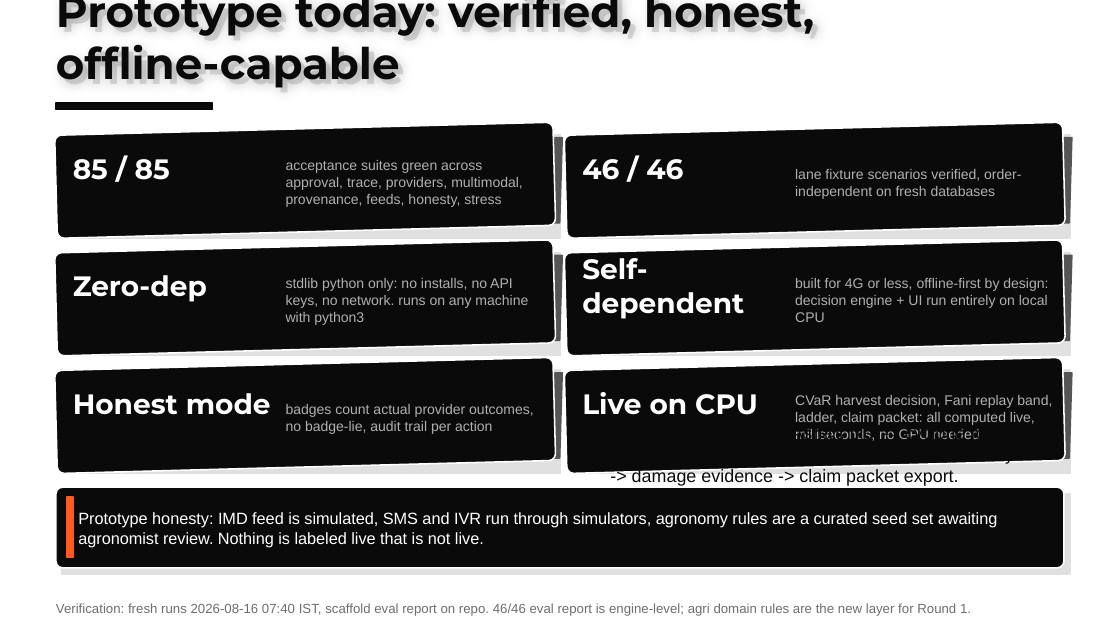
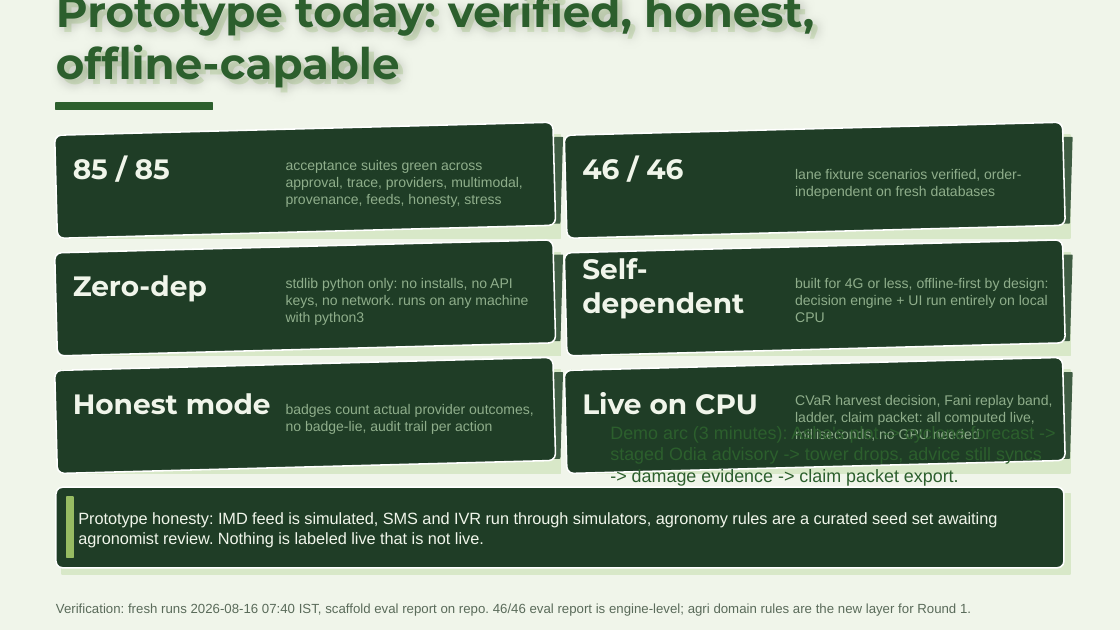
Before and after one commit to harshgounder/craft-n-code, a slide deck: slide 7 of scaffold/deck/KrishiSetu-Round0-20260816.pptx. Drawn at 1120x630 pixels with LibreOffice and Linux fonts; fonts in the diff are those of the drawing. Boxes give left, top, right and bottom in pixels: in the first picture for what was removed or moved away, otherwise in the second. Text is boxed around its words. In the diff, an @@ line names an element or a change of style, - is before the commit and + after.

```diff
--- a/scaffold/deck/KrishiSetu-Round0-20260816.pptx
+++ b/scaffold/deck/KrishiSetu-Round0-20260816.pptx
@@ background #FFFFFF to #F0F5EA @@
@@ text "Prototype today: verified, honest, offline-capable" at (56,0,819,88): text colour #E0E0E0 to #D8E8C8 @@
@@ text "Prototype today: verified, honest, offline-capable" at (56,0,814,88): text colour #0A0A0A to #2C5F2D @@
@@ rectangle at (56,103,213,110): fill #0A0A0A to #2C5F2D; outline #0A0A0A 1 pt to #2C5F2D 1 pt @@
@@ fill #0A0A0A to #1F3D26 in 7 elements at (564,122,1065,238), (564,240,1065,356), (564,357,1065,474), (56,487,1064,568), (55,122,556,238), (55,240,556,356), (55,357,556,474) @@
@@ fill #E0E0E0 to #D8E8C8; outline #E0E0E0 1 pt to #D8E8C8 1 pt in 7 elements at (572,136,1071,239), (572,252,1071,355), (572,371,1071,474), (63,494,1071,575), (63,136,561,239), (63,252,561,355), (63,371,561,474) @@
@@ text colour #B0B0B0 to #8FAE8B in 6 elements at (286,160,523,207), (795,169,1021,199), (286,278,528,325), (795,278,1048,322), (286,404,534,434), (795,395,1052,439) @@
@@ fill #555555 to #3E5C42; outline #555555 1 pt to #3E5C42 1 pt in 6 elements at (552,138,562,223), (1062,138,1072,223), (552,255,562,340), (1062,255,1072,340), (552,373,562,458), (1062,373,1072,458) @@
@@ text "Demo arc (3 minutes): Asha's ..." at (632,429,1042,486): text colour #0A0A0A to #2C5F2D @@
@@ rectangle at (67,497,73,558): fill #FF5A1F to #97BC62; outline #FF5A1F 1 pt to #97BC62 1 pt @@
@@ text colour #FFFFFF to #F0F5EA in 7 elements at (73,159,170,180), (582,159,683,180), (73,275,207,302), (582,252,744,319), (73,393,271,414), (582,392,758,415), (78,512,998,548) @@
@@ text "Verification: fresh runs 2026-08-16 07:40 ..." at (56,603,971,616): text colour #6E6E6E to #5A6B5A @@
```
Also in this commit, not shown: 12 other slides changed, 3 other files.
